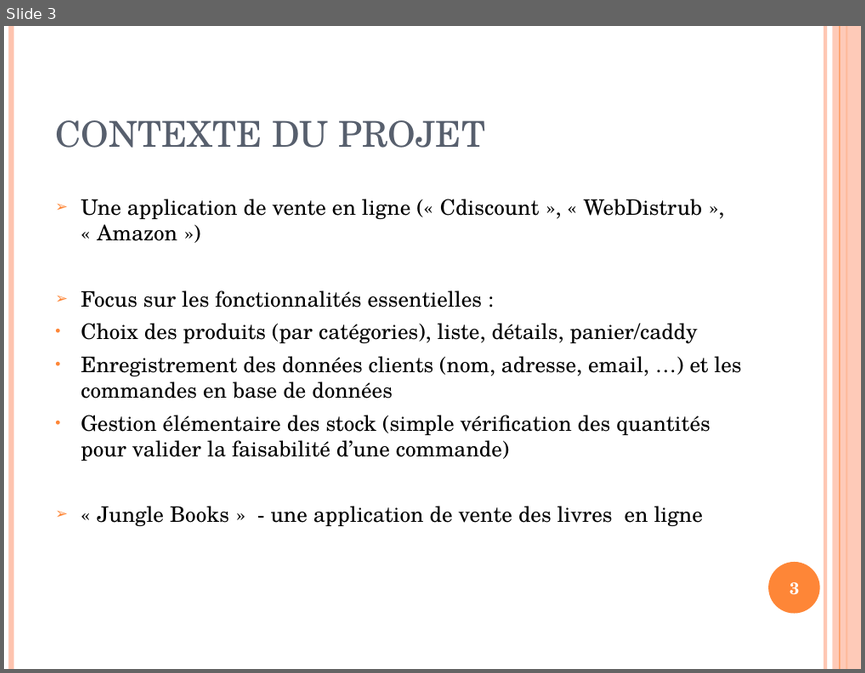
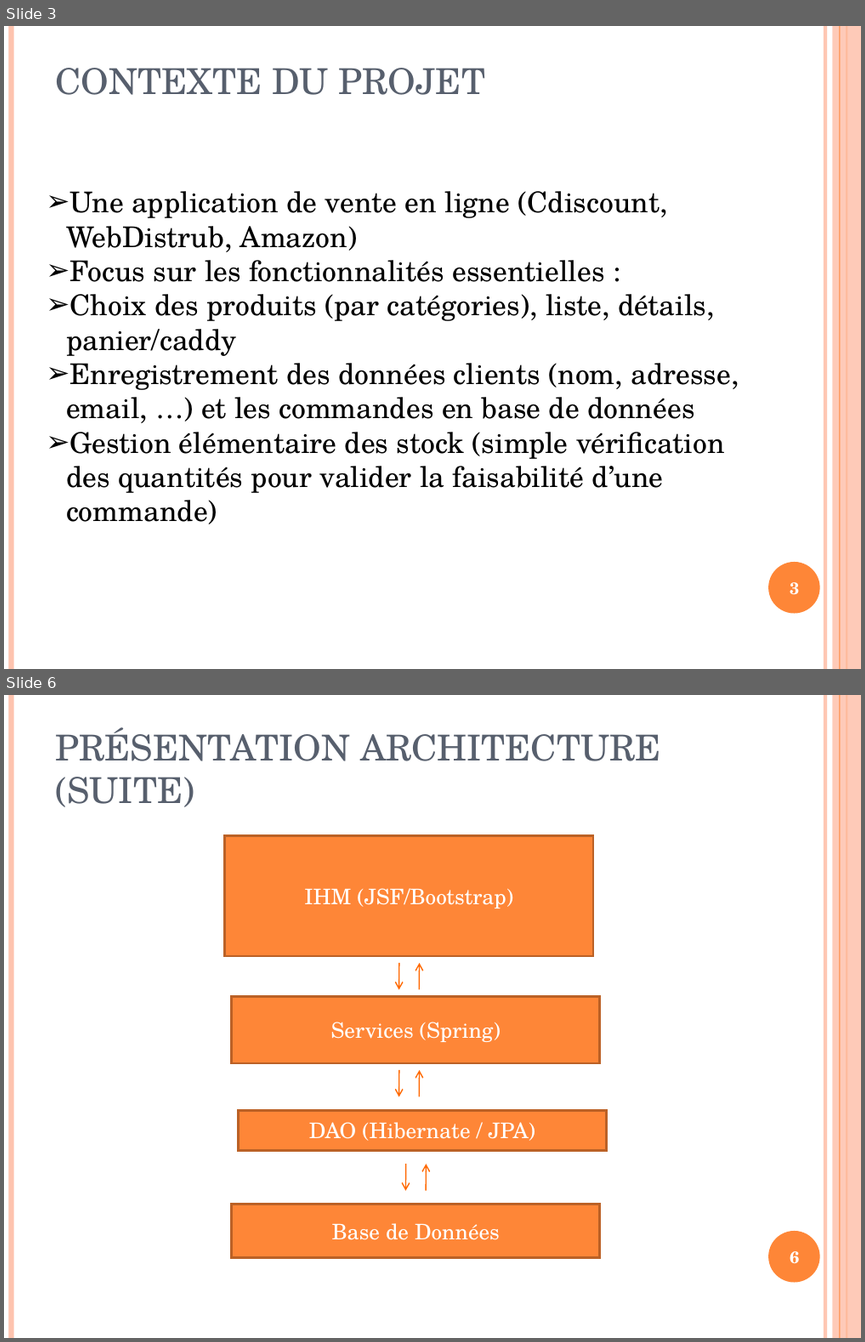
Before and after one commit to carlatgithub/jungleprod, a slide deck: SiteDeVenteEJungle.ppt. Shown one above the other, each under a label of ours: slide 3 before the commit, slides 3 and 6 after it; the slides between them are not shown. The pictures are 865x673 and 865x1342 pixels, drawn with LibreOffice and Linux fonts; fonts in the diff are those of the drawing. Boxes give left, top, right and bottom in pixels: in the first picture for what was removed or moved away, otherwise in the second. Text is boxed around its words. In the diff, an @@ line names an element or a change of style, - is before the commit and + after.

Commit message:
added Abous page on ejb v spring

```diff
--- a/SiteDeVenteEJungle.ppt
+++ b/SiteDeVenteEJungle.ppt
@@ slide 6 added at <box>4,695,861,1338</box>, background #FFFFFF; not listed: 6 template elements that a slide beside it also shows @@
@@ text added at <box>55,727,661,807</box>, 30 pt, text #575F6D @@
+PRÉSENTATION ARCHITECTURE (SUITE)
@@ rectangle added at <box>225,835,594,956</box>, fill #FE8637, outline #BB6126 2.01 pt, 18 pt, text #FFFFFF @@
+IHM (JSF/Bootstrap)
@@ arrow added from (399, 962) to (399, 990), #FF6903 0.99 pt @@
@@ arrow added from (419, 990) to (420, 962), #FF6903 0.99 pt @@
@@ rectangle added at <box>232,997,601,1063</box>, fill #FE8637, outline #BB6126 2.01 pt, 18 pt, text #FFFFFF @@
+Services (Spring)
@@ arrow added from (399, 1069) to (399, 1097), #FF6903 0.99 pt @@
@@ arrow added from (419, 1097) to (420, 1069), #FF6903 0.99 pt @@
@@ rectangle added at <box>238,1110,607,1150</box>, fill #FE8637, outline #BB6126 2.01 pt, 18 pt, text #FFFFFF @@
+DAO (Hibernate / JPA)
@@ arrow added from (406, 1163) to (406, 1191), #FF6903 0.99 pt @@
@@ arrow added from (426, 1191) to (426, 1163), #FF6903 0.99 pt @@
@@ rectangle added at <box>232,1204,601,1258</box>, fill #FE8637, outline #BB6126 2.01 pt, 18 pt, text #FFFFFF @@
+Base de Données
@@ page number added at <box>789,1251,799,1264</box>, 14 pt, text #FFFFFF, bold @@
+6
@@ slide 3 changed as well @@
@@ title "CONTEXTE DU PROJET": place and size @@
-title "CONTEXTE DU PROJET" at <box>55,120,485,148</box>
+title "CONTEXTE DU PROJET" at <box>55,68,485,95</box>
@@ text "Une application de vente en ...": place and size @@
-text "Une application de vente en ..." at <box>80,199,741,526</box>
+text "Une application de vente en ..." at <box>66,191,738,524</box>
@@ text at <box>66,191,668,252</box>: text changed; size 18 to 24 pt @@
-➢ Une application de vente en ligne (« Cdiscount », « WebDistrub », « Amazon »)
+➢ Une application de vente en ligne (Cdiscount, WebDistrub, Amazon)
@@ text at <box>66,260,738,524</box>: size 18 to 24 pt in "Focus sur les fonctionnalités essentielles :", "Choix des produits (par catégories), liste, détails, ...", "Enregistrement des données clients (nom, adresse, email, ...", "Gestion élémentaire des stock (simple vérification des ..."; indent changed; less space between paragraphs; bullet colour #FE8637 to #000000; bullet • to ➢ @@
@@ text at <box>97,505,703,526</box>: paragraph removed @@
-➢ « Jungle Books » - une application de vente des livres en ligne
```
Also in this commit, not shown: 1 other slide changed, 11 other slides added, 22 slides removed, 1 other file.
